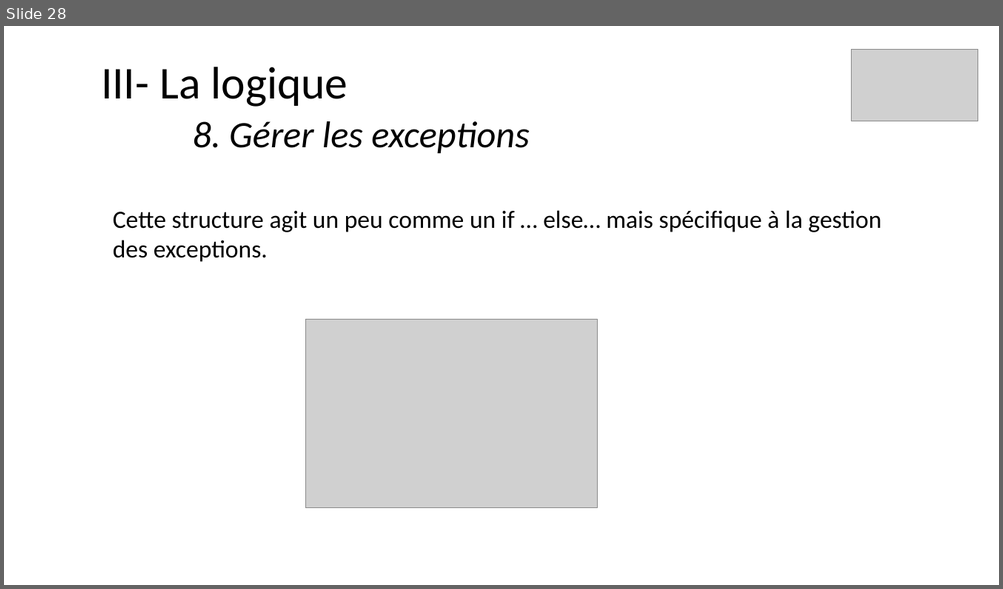
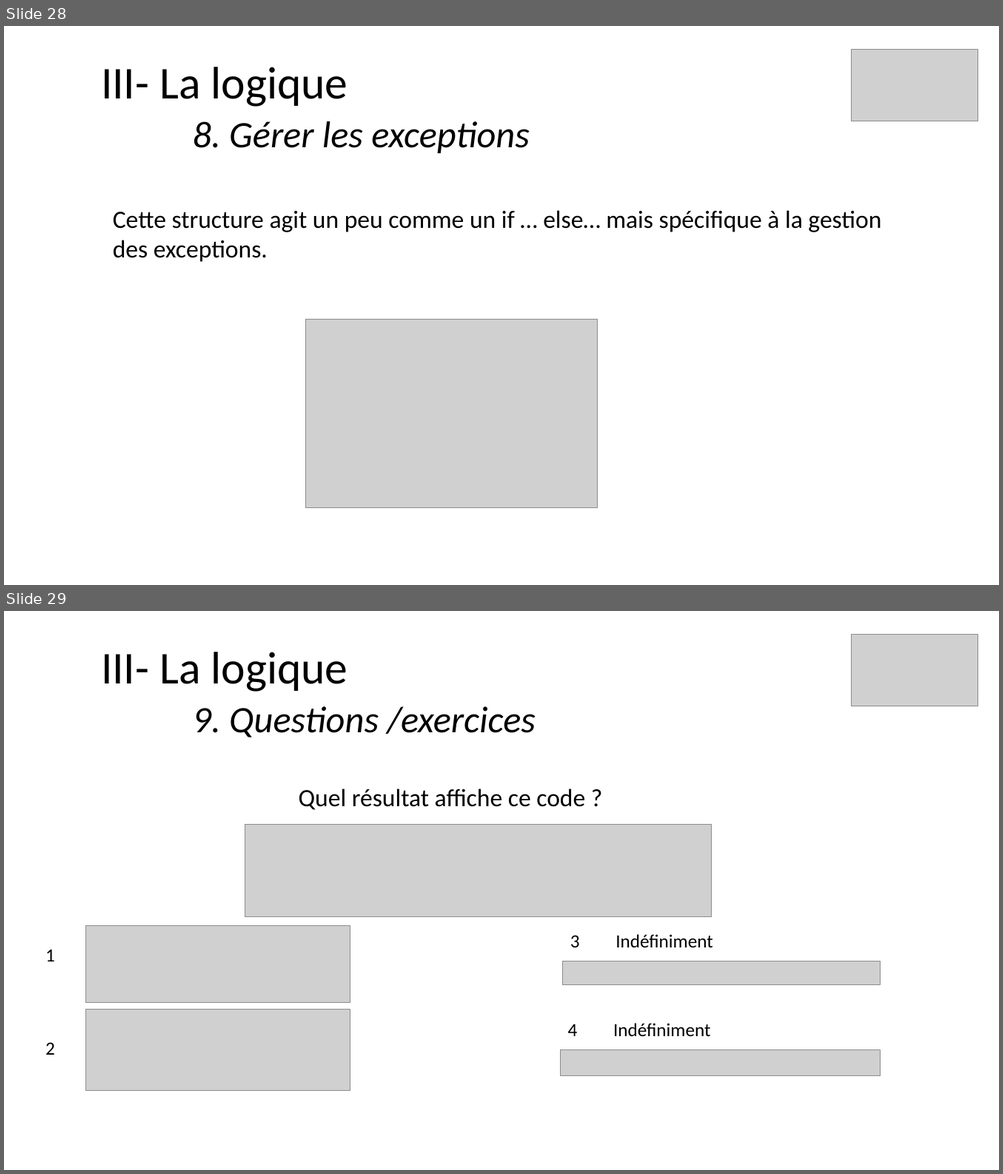
Before and after one commit to ArMb57/JavaScript, a slide deck: cours.pptx. Shown one above the other, each under a label of ours: slide 28 before the commit, slides 28 and 29 after it. The pictures are 1003x589 and 1003x1174 pixels, drawn with LibreOffice and Linux fonts; fonts in the diff are those of the drawing; grey boxes stand for pictures. Boxes give left, top, right and bottom in pixels: in the first picture for what was removed or moved away, otherwise in the second. Text is boxed around its words. In the diff, an @@ line names an element or a change of style, - is before the commit and + after.

```diff
--- a/cours.pptx
+++ b/cours.pptx
@@ slide 29 added at [4,611,999,1170], background #FFFFFF @@
@@ title added at [101,652,536,738], 36 pt, text #000000, italic @@
+III- La logique
+9. Questions /exercices
@@ picture added at [851,634,978,706] @@
@@ text added at [299,789,585,810], 24 pt, text #000000 @@
+Quel résultat affiche ce code ?
@@ picture added at [245,824,711,917] @@
@@ picture added at [86,925,350,1002] @@
@@ text added at [570,935,580,948], 18 pt, text #000000 @@
+3
@@ text added at [615,934,712,948], 18 pt, text #000000 @@
+Indéfiniment
@@ text added at [45,949,55,962], 18 pt, text #000000 @@
+1
@@ picture added at [563,962,880,985] @@
@@ picture added at [86,1009,350,1091] @@
@@ text added at [568,1024,578,1037], 18 pt, text #000000 @@
+4
@@ text added at [613,1023,710,1037], 18 pt, text #000000 @@
+Indéfiniment
@@ text added at [45,1042,55,1055], 18 pt, text #000000 @@
+2
@@ picture added at [560,1051,880,1076] @@
```
Also in this commit, not shown: 19 other slides added, 2 other files.
